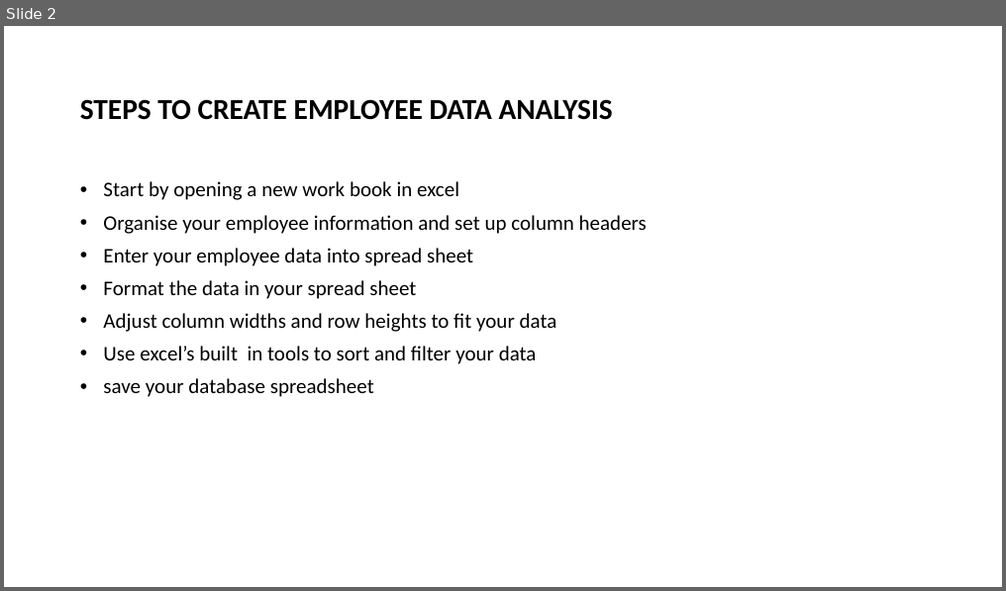
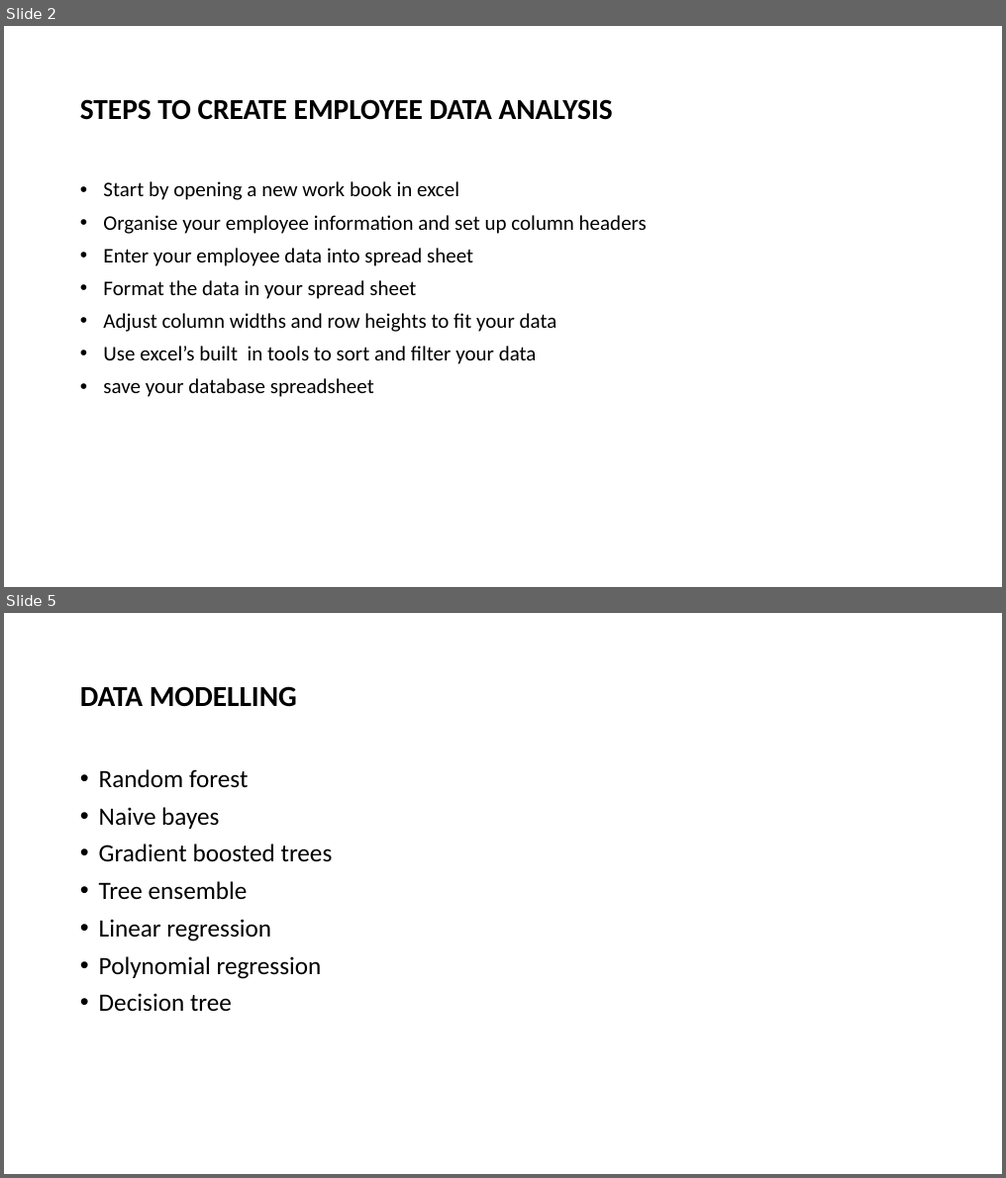
Before and after one commit to Ilakiya-dilli/122202491nanmudhalvan-project, a slide deck: EMPLOYEE DATA BASE.pptx. Shown one above the other, each under a label of ours: slide 2 before the commit, slides 2 and 5 after it; the slides between them are not shown. The pictures are 1006x591 and 1006x1178 pixels, drawn with LibreOffice and Linux fonts; fonts in the diff are those of the drawing. Boxes give left, top, right and bottom in pixels: in the first picture for what was removed or moved away, otherwise in the second. Text is boxed around its words. In the diff, an @@ line names an element or a change of style, - is before the commit and + after.

```diff
--- a/EMPLOYEE DATA BASE.pptx
+++ b/EMPLOYEE DATA BASE.pptx
@@ slide 5 added at <box>4,613,1002,1174</box>, background #FFFFFF @@
@@ title added at <box>80,686,297,707</box>, 28 pt, text #000000, bold @@
+DATA MODELLING
@@ text added at <box>99,769,333,1012</box>, 24 pt, text #000000 @@
+• Random forest
+• Naive bayes
+• Gradient boosted trees
+• Tree ensemble
+• Linear regression
+• Polynomial regression
+• Decision tree
```
Also in this commit, not shown: 1 slide changed, 6 other slides added.
